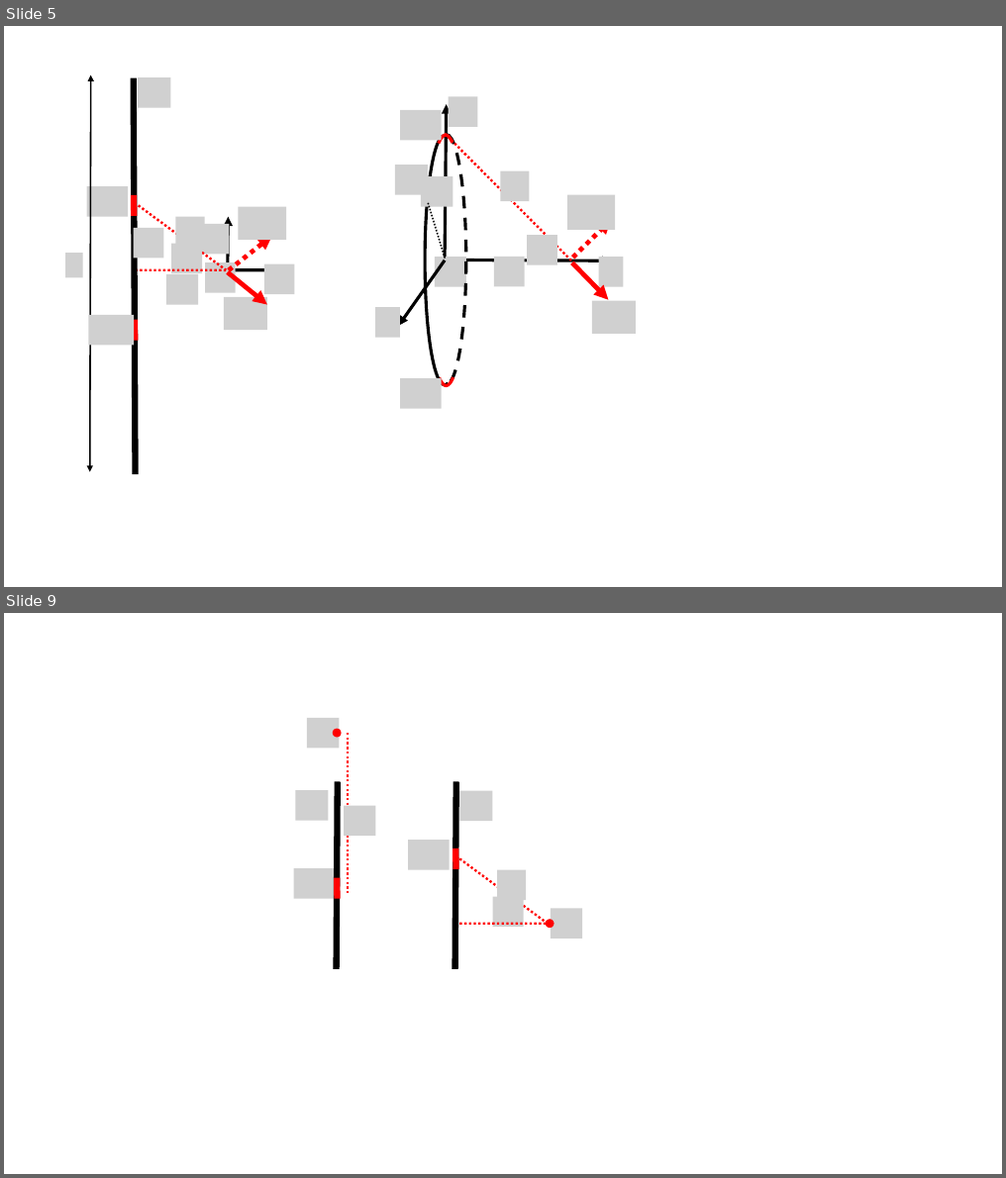
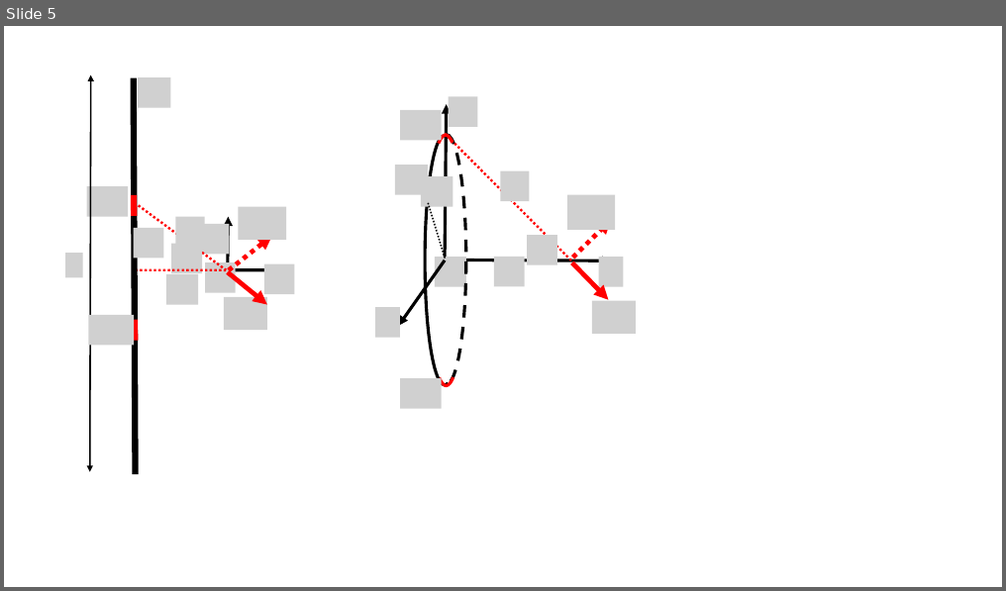
Before and after one commit to OSTP/PhysicsArtofModelling, a slide deck: tex/figures/ChargesFields/Figures.pptx. Shown one above the other, each under a label of ours: slides 5 and 9 before the commit, slide 5 after it; the slides between them are not shown. The pictures are 1006x1178 and 1006x591 pixels, drawn with LibreOffice and Linux fonts; fonts in the diff are those of the drawing; grey boxes stand for pictures. Boxes give left, top, right and bottom in pixels: in the first picture for what was removed or moved away, otherwise in the second. Text is boxed around its words. In the diff, an @@ line names an element or a change of style, - is before the commit and + after.

```diff
--- a/tex/figures/ChargesFields/Figures.pptx
+++ b/tex/figures/ChargesFields/Figures.pptx
@@ slide 9 removed at [4, 613, 1002, 1174], background #FFFFFF @@
@@ picture removed at [307, 718, 340, 748] @@
@@ ellipse removed at [334, 729, 341, 737] @@
@@ line removed from (348, 733) to (348, 894) @@
@@ picture removed at [295, 790, 328, 820] @@
@@ line removed from (338, 782) to (337, 969) @@
@@ line removed from (456, 782) to (455, 969) @@
@@ picture removed at [344, 805, 376, 836] @@
@@ picture removed at [460, 791, 493, 821] @@
@@ picture removed at [408, 840, 450, 869] @@
@@ line removed from (455, 849) to (456, 869) @@
@@ picture removed at [294, 868, 335, 898] @@
@@ line removed from (338, 878) to (338, 899) @@
@@ line removed from (460, 860) to (548, 924) @@
@@ picture removed at [497, 870, 526, 900] @@
@@ picture removed at [493, 897, 524, 927] @@
@@ picture removed at [550, 909, 583, 939] @@
@@ line removed from (460, 924) to (550, 924) @@
@@ ellipse removed at [546, 920, 553, 928] @@
```
Also in this commit, not shown: 4 slides changed, 3 slides added, 1 other slide removed, 40 other files.
